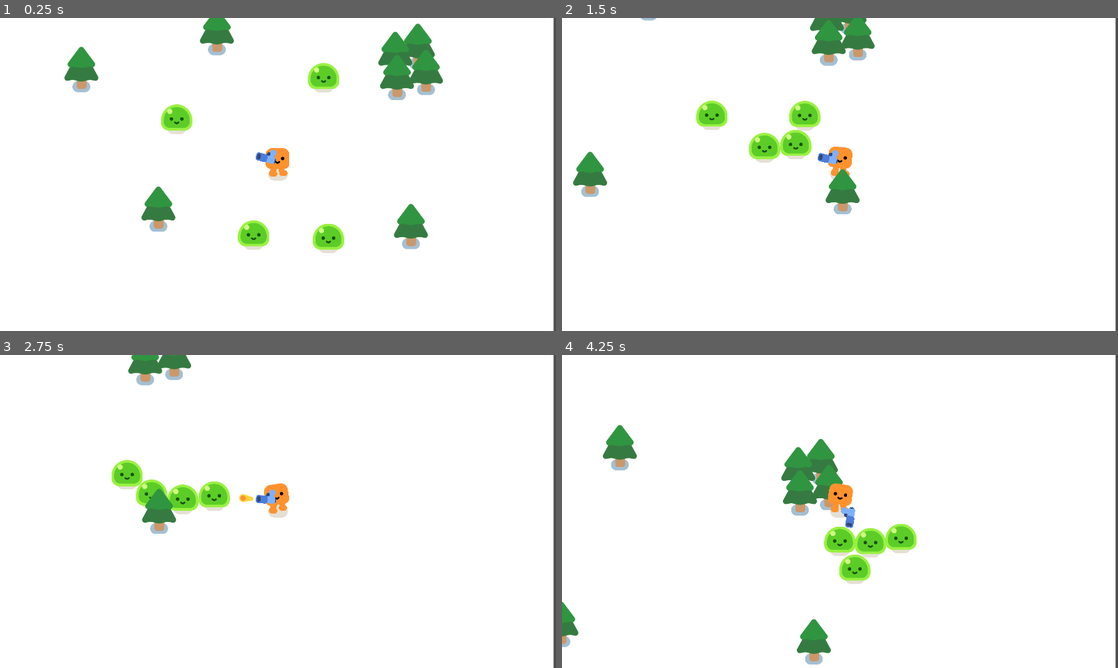
Above: before the commit, frames 1-4 (two rows, left to right).
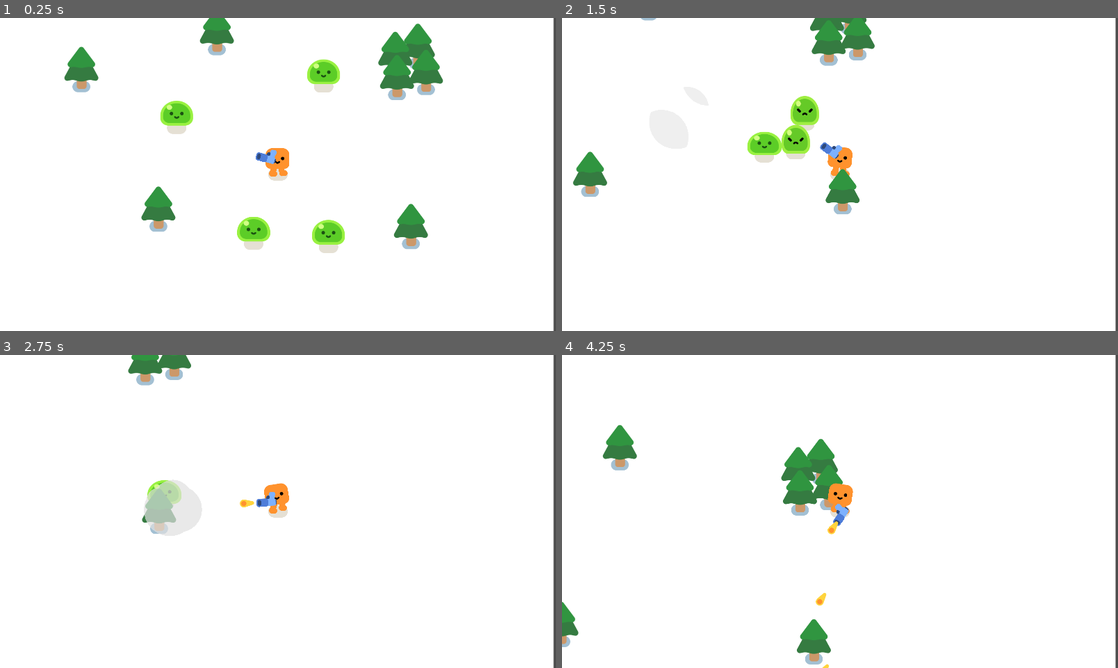
Above: after the commit, the same moments.

Repository: Matheus-Felipe-C/vampire-survival-tutorial
Game: Godot game, scene res://survivor_game.tscn
Same seed, same stepped clock (60 frames per second), same inputs: the game is played once before the commit and once after it.
Inputs:
- Up to frame 1 (0.25 s): no input
- Up to frame 2 (1.5 s): hold D (move_right) 0.53-1.28 s; hold S (move_down) from 1.28 s (still down)
- Up to frame 3 (2.75 s): release S (move_down) at 2.03 s; hold D (move_right) from 2.03 s (still down)
- Up to frame 4 (4.25 s): release D (move_right) at 2.78 s; hold W (move_up) 2.78-3.53 s; hold A (move_left) from 3.53 s (still down)

The runs differ from the first frame. In frame 1, 1.3% of the frame differs, in the area x 28-62%, y 13-74%; in frame 2, 1.4%; in frame 3, 2.3%, in the area x 20-50%, y 33-58%; in frame 4, 2.0%.

Commit message:
Added walk, hurt and death animations and killing enemies

Diff:
--- a/Mob.gd
+++ b/Mob.gd
@@ -1,8 +1,26 @@
 extends CharacterBody2D
 
+var health = 3
+
 @onready var player = get_node("/root/Game/Player")
+
+func _ready():
+    %Slime.play_walk()
 
 func _physics_process(delta):
     var direction = global_position.direction_to(player.global_position)
     velocity = direction * 300.0
     move_and_slide()
+
+func take_damage():
+    health -= 1
+    $Slime.play_hurt()
+
+    if health == 0:
+        queue_free()
+
+        const SMOKE_SCENE = preload("res://smoke_explosion/smoke_explosion.tscn")
+
+        var smoke = SMOKE_SCENE.instantiate()
+        get_parent().add_child(smoke)
+        smoke.global_position = global_position
--- a/mob.tscn
+++ b/mob.tscn
@@ -12,6 +12,7 @@
 script = ExtResource("1_m0ind")
 
 [node name="Slime" parent="." instance=ExtResource("2_q3ggy")]
+unique_name_in_owner = true
 
 [node name="CollisionShape2D" type="CollisionShape2D" parent="."]
 position = Vector2(-1, -28)
